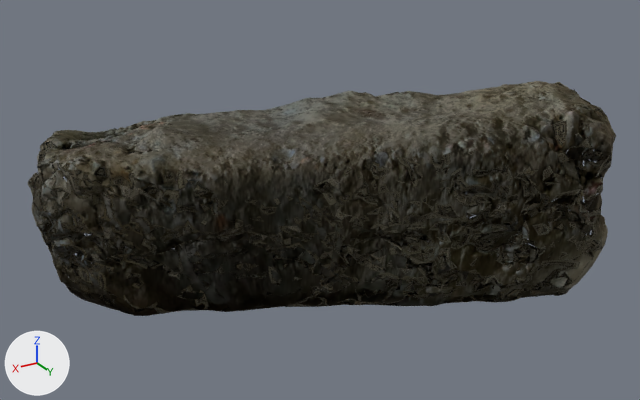
Before and after pictures for a commit that changed the glTF model docs/FRAG-S1-FS-003.glb.
Before and after are seen from a camera (50 mm lens) standing at (1.301, 1.782, 1.573) and looking at (-0.209, -0.735, 0.315). Lighting does not change. The marker at lower left points along +X, +Y and +Z. The first picture is the older version.

Objects in the first picture: 'geometry_0'.
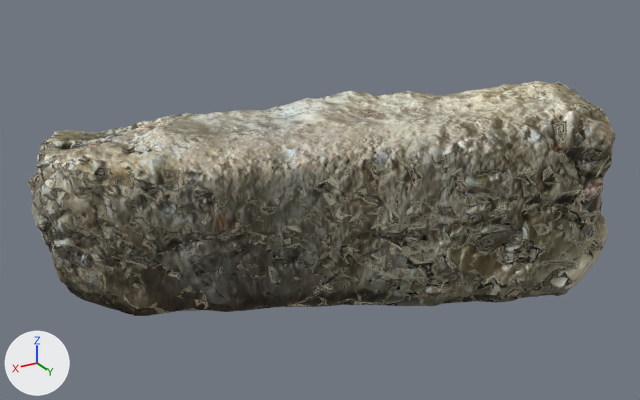
What the commit changed:
Material 'FRAG-S1-FS-003_mat' (mat_frag_s1_fs_003_mat) is new.
Its texture is img_image_0.
Its roughness is 1.0.
me_geometry_0 has 28538 vertices, 44998 faces and spans x -1.19..0.74, y -1.41..-0.08, z 0.01..0.71.
me_geometry_0 no longer uses material mat_material_0.
me_geometry_0 gains material mat_frag_s1_fs_003_mat (picture img_image_0).

Boxes (x1, y1, x2, y2) around the edits, measured in the pictures (640 x 400 px):
'geometry_0', recoloured (lighter): (28, 81, 616, 316) in both
